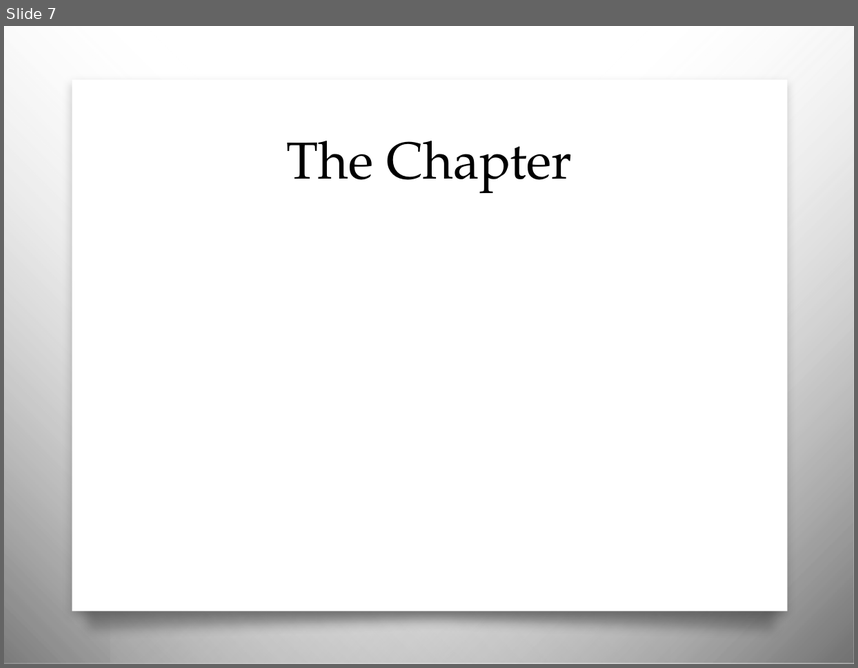
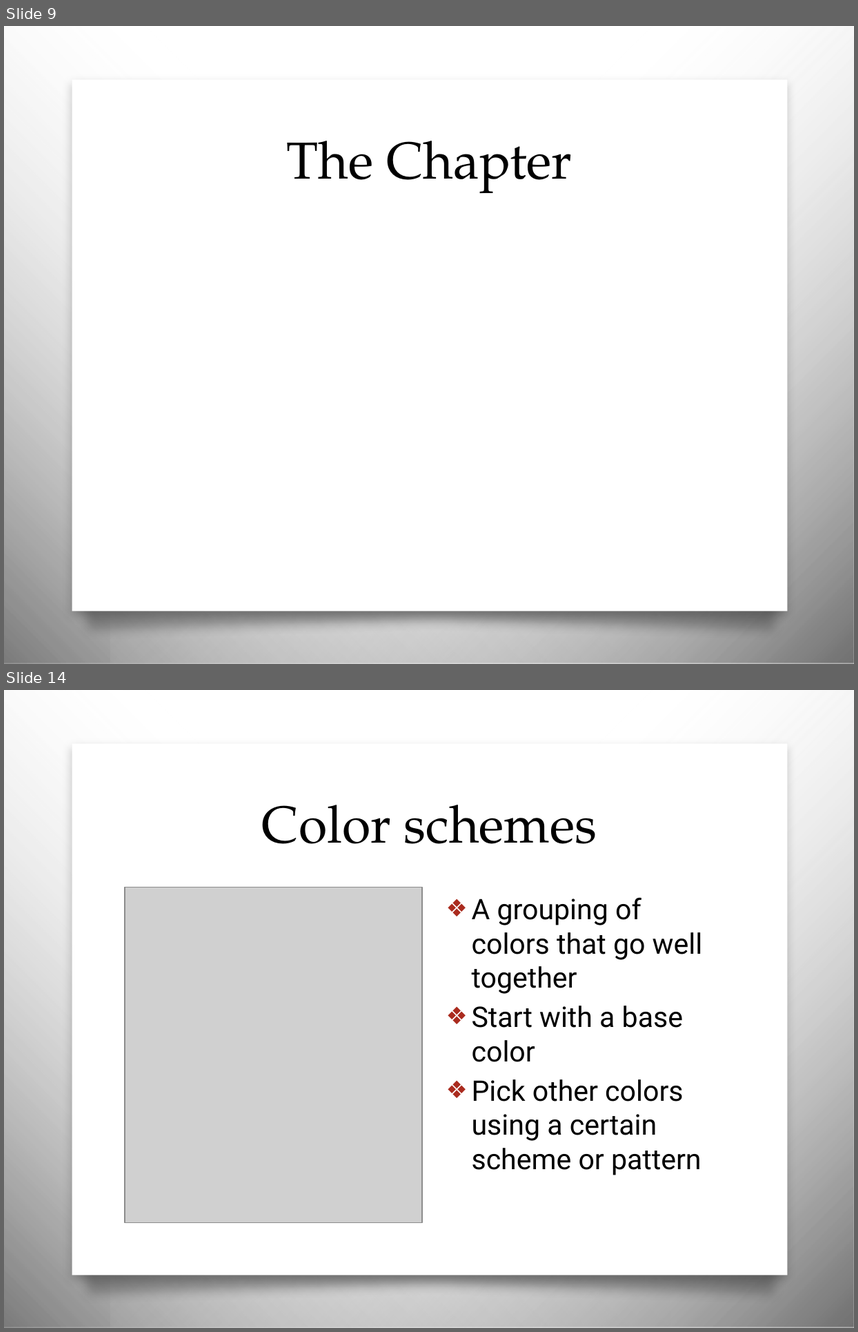
Before and after one commit to awayken/USF-ART329, a slide deck: slides/classnine/slides.pptx. Shown one above the other, each under a label of ours: slide 7 before the commit, slides 9 and 14 after it; the slides between them are not shown. The pictures are 858x668 and 858x1332 pixels, drawn with LibreOffice and Linux fonts; fonts in the diff are those of the drawing; grey boxes stand for pictures; background and template pictures are left out. Boxes give left, top, right and bottom in pixels: in the first picture for what was removed or moved away, otherwise in the second. Text is boxed around its words. In the diff, an @@ line names an element or a change of style, - is before the commit and + after.

```diff
--- a/slides/classnine/slides.pptx
+++ b/slides/classnine/slides.pptx
@@ slide 14 added at (4,690,854,1328), background picture (left out); not listed: 4 template elements that a slide beside it also shows @@
@@ title added at (262,805,597,844), 44 pt, text #000000 @@
+Color schemes
@@ picture added at (125,887,422,1222) @@
@@ text added at (472,897,703,1175), 24 pt, text #000000 @@
+❖ A grouping of colors that go well together
+❖ Start with a base color
+❖ Pick other colors using a certain scheme or pattern
@@ what was slide 7 is now slide 9 @@
```
Also in this commit, not shown: 4 slides changed, 10 other slides added, 1 slide removed.
